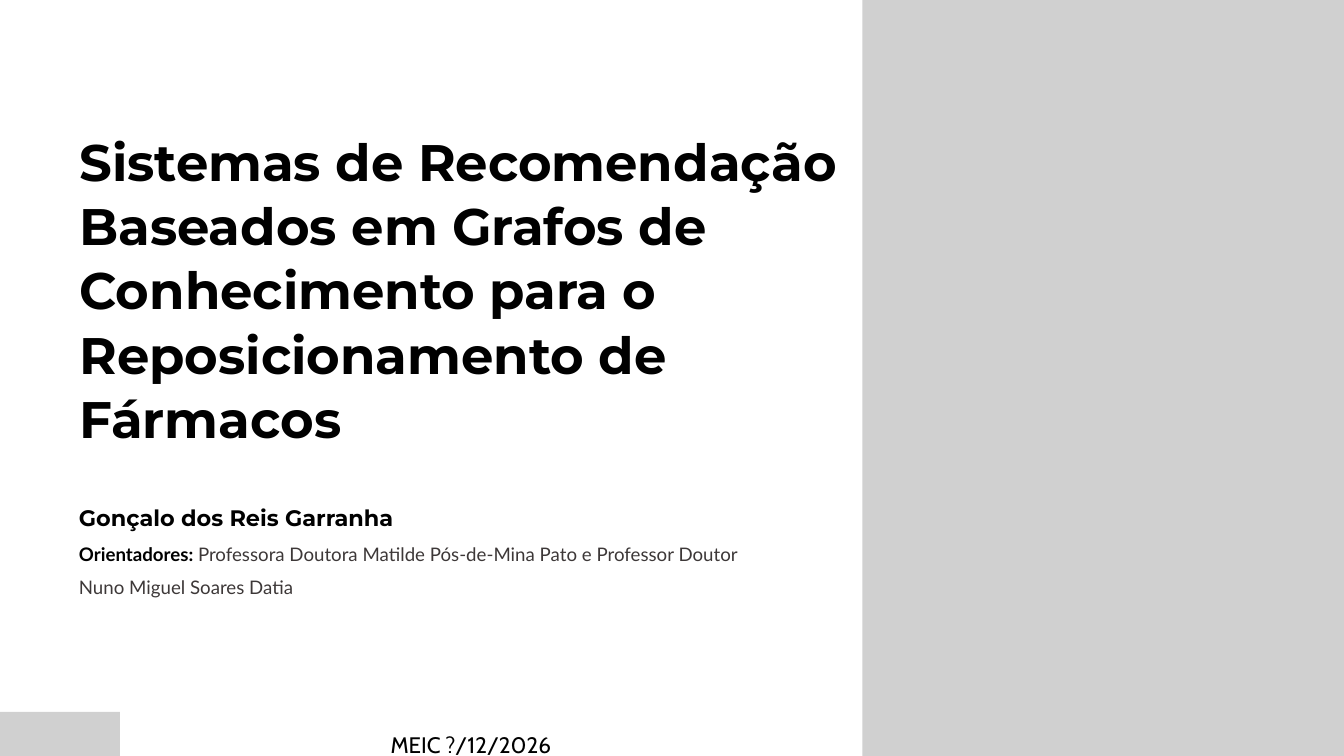
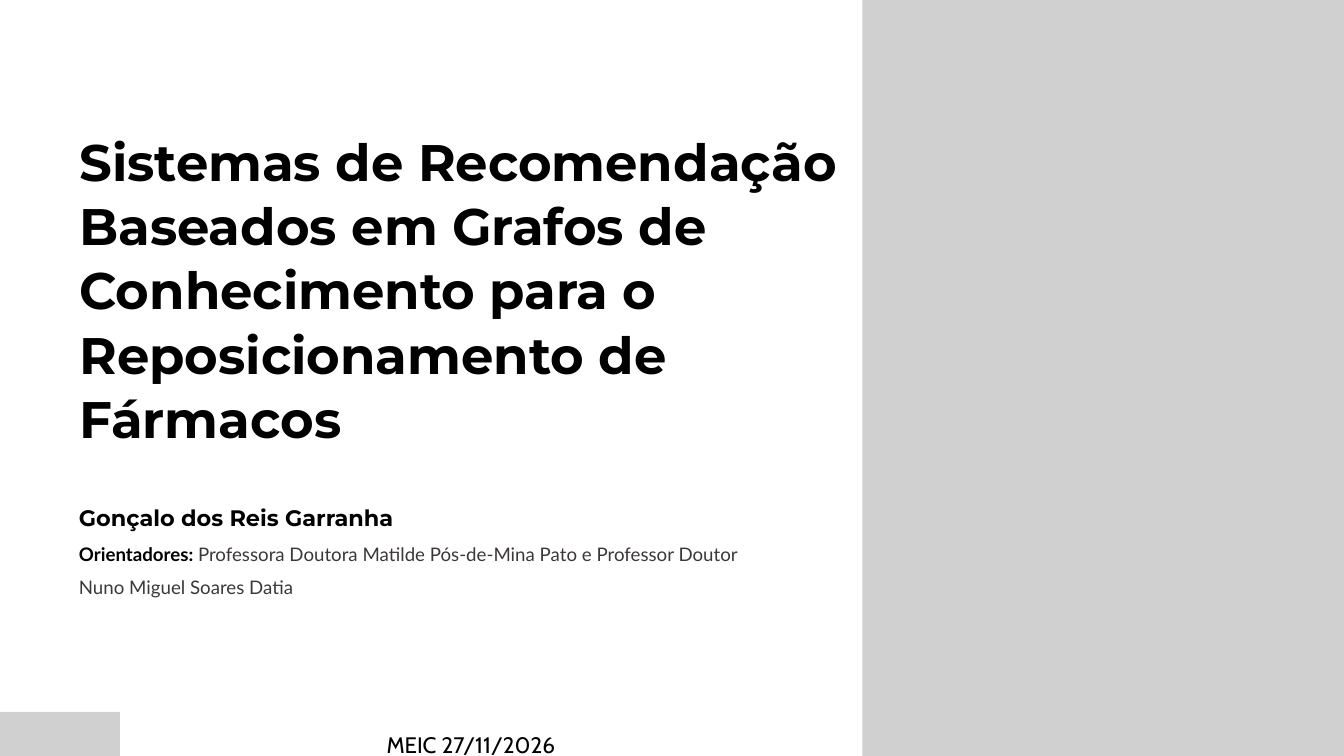
Before and after one commit to GoncaloGarranha/drug-recommender-system, a slide deck: slide 1 of docs/deliverables/TFM-fase-final.pptx. Drawn at 1344x756 pixels with LibreOffice and Linux fonts; fonts in the diff are those of the drawing; grey boxes stand for pictures. Boxes give left, top, right and bottom in pixels: in the first picture for what was removed or moved away, otherwise in the second. Text is boxed around its words. In the diff, an @@ line names an element or a change of style, - is before the commit and + after.

Commit message:
Update final thesis presentation

```diff
--- a/docs/deliverables/TFM-fase-final.pptx
+++ b/docs/deliverables/TFM-fase-final.pptx
@@ text at box(387, 737, 556, 755): text changed @@
-MEIC ?/12/2026
+MEIC 27/11/2026
```
